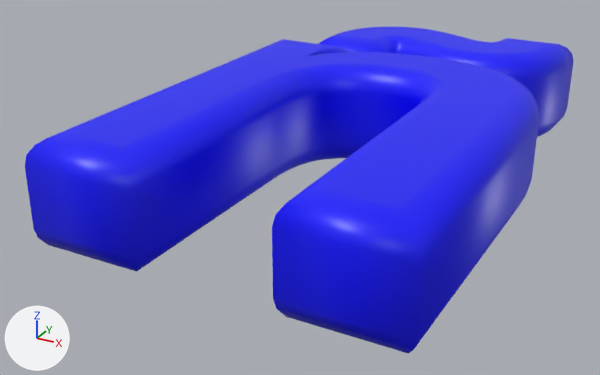
What one commit did to the glTF model 3dWords/fonts/glb/241.glb.
Rendered twice from a 50 mm camera at (1.093, -0.978, 0.597) aimed at (0.323, 0.422, -0.104). Arrows for +X, +Y and +Z are at lower left; the lights stay in place. Vertices at the same position are counted once.

The scene before the commit, as lines of its bpy script (objects in view):
```python
me_texto_173 = bpy.data.meshes.new('texto.173')
me_texto_173.from_pydata(...)  # 2740 vertices, 5472 faces; spans x 0.047..0.766, y -0.05..1.09, z -0.11..0.11
me_texto_173.materials.append(mat_material)  # blue #0000ff
ob_texto = bpy.data.objects.new('texto', me_texto_173)
ob_texto.location = (0.0, 0.0, 0.0)
```
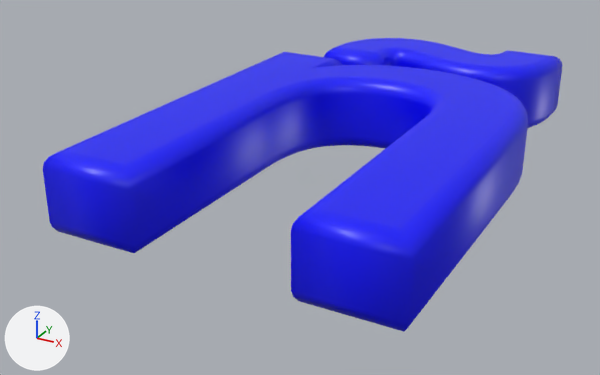
Pixel boxes [x1, y1, x2, y2] of what changed, in the pictures (600 x 375 px):
'texto', reshaped (10% shorter): before [25, 27, 573, 354]; after [43, 38, 562, 332]
part 1 of me_texto_173, rebuilt (6% narrower, 18% shorter): before [319, 27, 573, 137]; after [324, 38, 562, 128]
part 2 of me_texto_173, rebuilt (11% shorter): before [25, 39, 539, 354]; after [43, 52, 528, 332]

Patch to the scene script:
```diff
--- a/3dWords/fonts/glb/241.glb.py
+++ b/3dWords/fonts/glb/241.glb.py
@@ me_texto_173 @@
 # used by ob_texto; location = (0.0, 0.0, 0.0)
-me_texto_173.from_pydata(...)  # 2740 vertices, 5472 faces; spans x 0.047..0.766, y -0.05..1.09, z -0.11..0.11
+me_texto_173.from_pydata(...)  # 2740 vertices, 5472 faces; spans x 0.067..0.746, y -0.03..1.07, z -0.08..0.08
+# me_texto_173 part 1: the loose piece of 1460 vertices spanning x 0.137..0.72, y 0.824..1.09, z -0.11..0.11 is rebuilt with 1460 vertices and now spans x 0.157..0.699, y 0.844..1.07, z -0.08..0.08
+# me_texto_173 part 2: the loose piece of 1280 vertices spanning x 0.047..0.766, y -0.05..0.829, z -0.11..0.11 is rebuilt with 1280 vertices and now spans x 0.067..0.746, y -0.03..0.809, z -0.08..0.08
 me_texto_173.materials.append(mat_material)
```
